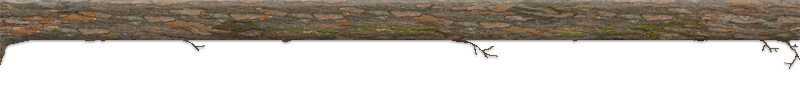
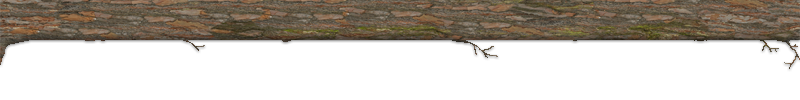
Revision of a layered w=800, h=100 image; what changed, layer by layer:
pixels changed over bbox(0, 0, 800, 69) (layer not identified)
